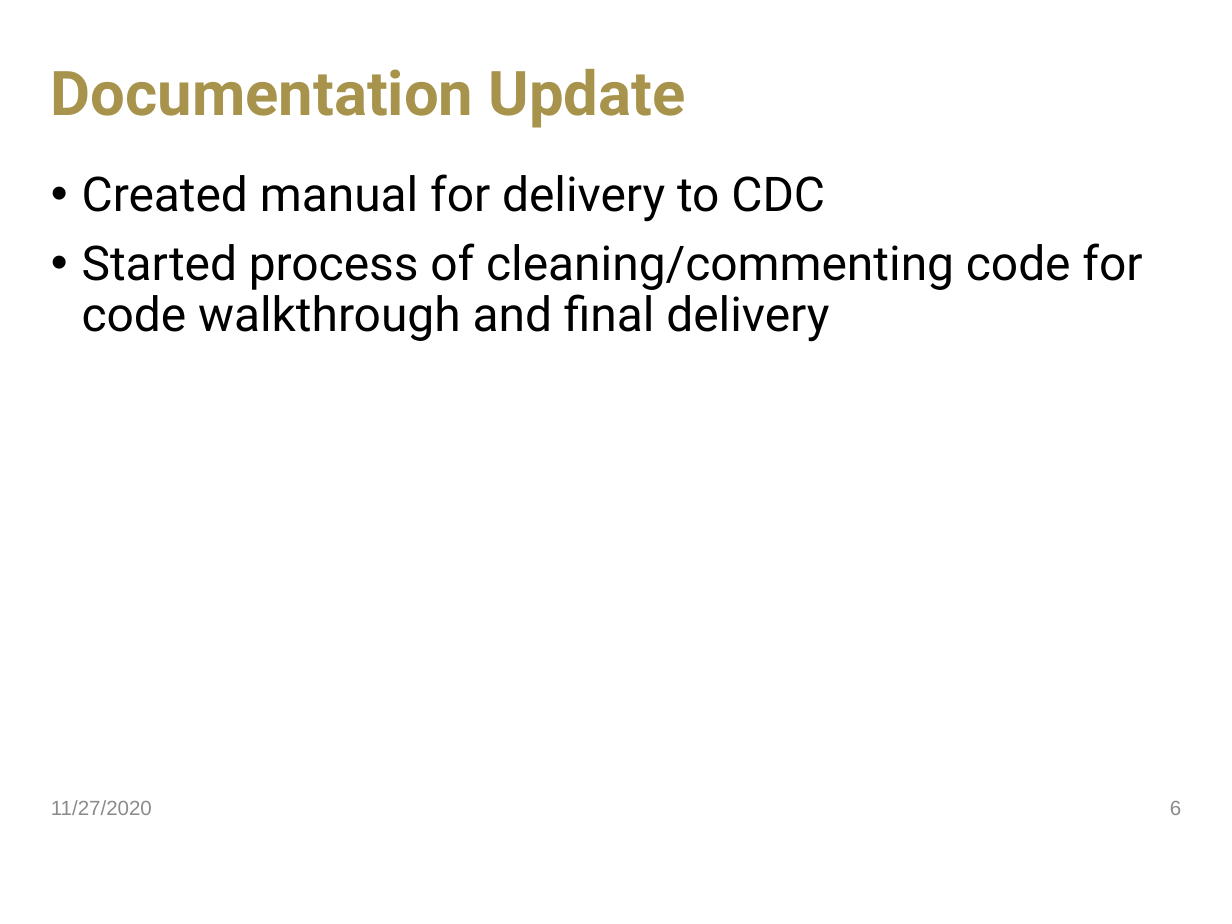
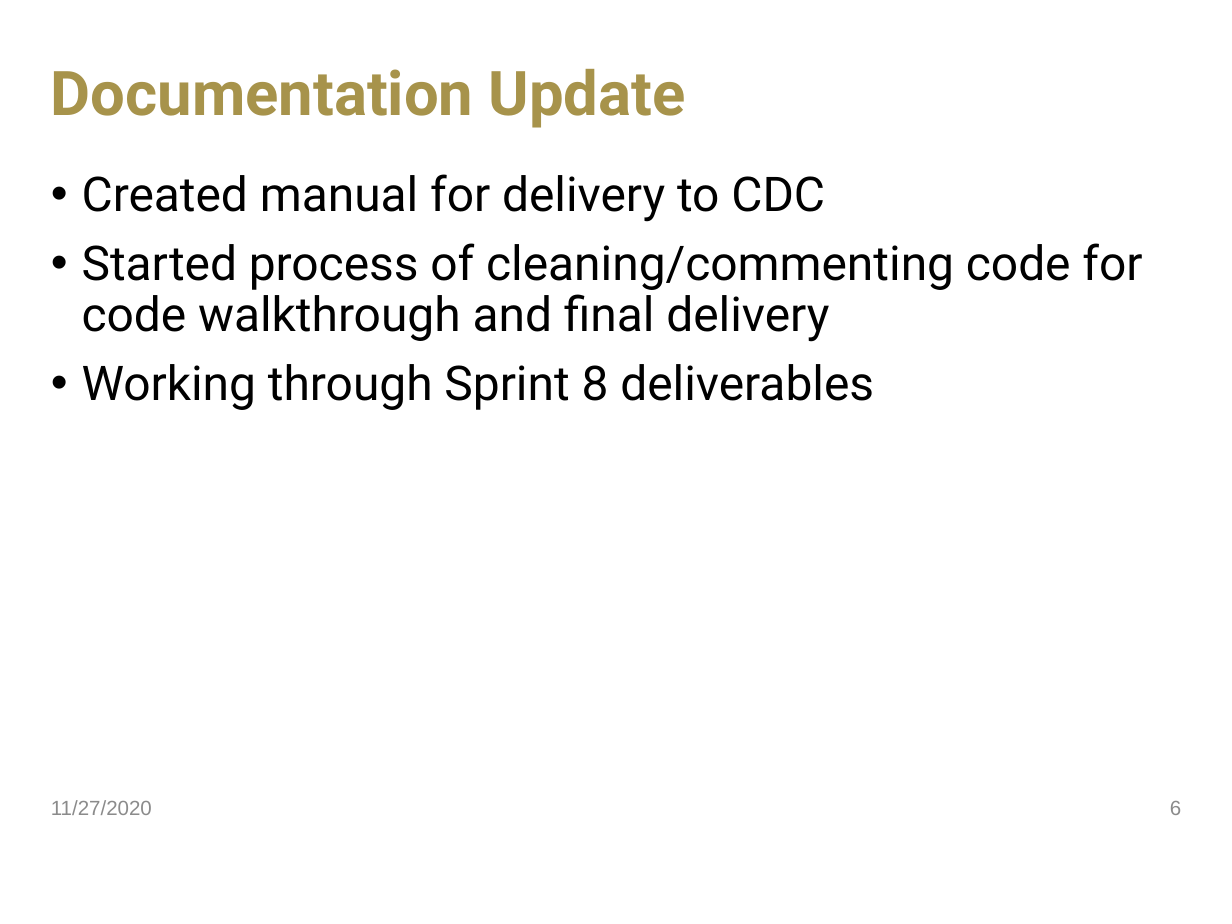
Before and after one commit to jdavis470/National-Firefighter-Registry, a slide deck: slide 6 of collateral/Team 55 Sprint 7.pptx. Drawn at 1232x924 pixels with LibreOffice and Linux fonts; fonts in the diff are those of the drawing; background and template pictures are left out. Boxes give left, top, right and bottom in pixels: in the first picture for what was removed or moved away, otherwise in the second. Text is boxed around its words. In the diff, an @@ line names an element or a change of style, - is before the commit and + after.

```diff
--- a/collateral/Team 55 Sprint 7.pptx
+++ b/collateral/Team 55 Sprint 7.pptx
@@ text at (x1=82, y1=364, x2=874, y2=410): paragraph added @@
+• Working through Sprint 8 deliverables
```
Also in this commit, not shown: 1 other file.
